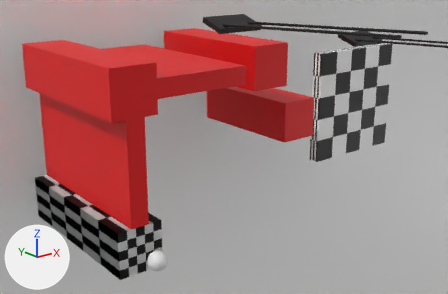
The Blender file project/Models/Levels.blend as it was, and as the next commit left it.
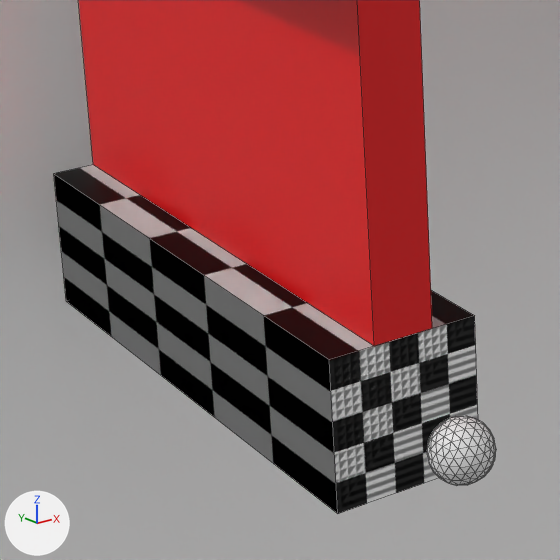
Each version is shown from a camera (50 mm lens) standing at (-28.6, -59.0, 28.3) and looking at (3.9, -18.3, 12.0), then close up on the part from 4% to 42% of the width and 43% to 100% of the height. The axes (+X, +Y, +Z) are drawn at lower left. The lights are the same throughout. The close-ups show mesh edges as thin lines.

The first close-up shows 'DeathPlane.002', 'Platform1.004', 'Platform1.006', 'Player.003'.
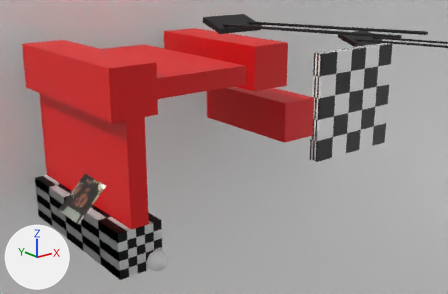
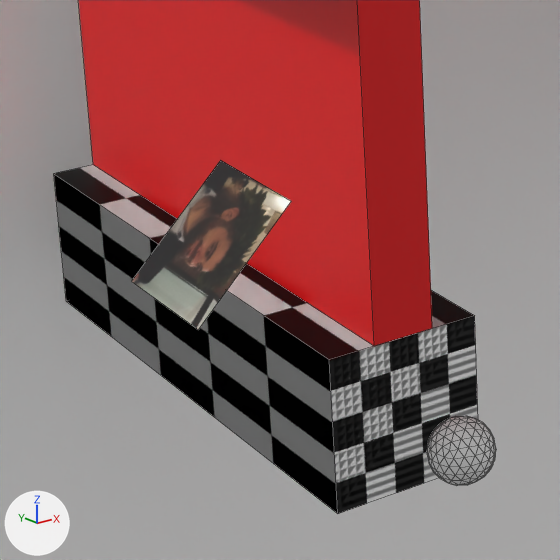
Boxes (x1, y1, x2, y2) around the edits, measured in the close-ups (560 x 560 px):
'Sponsor.002', added: after (132, 160, 291, 330)

The change in detail:
Picture 'creator.png.004' (img_creator_png_004) is new.
Material 'Material.021' (mat_material_021) is new.
Its texture is img_creator_png_004.
Mesh me_plane_011 is new.
It has 4 vertices, 1 face and spans x -1.0..1.0, y -1.0..1.0, z 0.0.
It uses material mat_material_021 (picture img_creator_png_004).
Object 'Sponsor.002' (ob_sponsor_002) is new; it shows me_plane_011.
Its location is (-6.66, -11.6, 7.72).
Its rotation in degrees is (0, 45, -180).
Its scale is (2.0, 2.0, 1.0).
